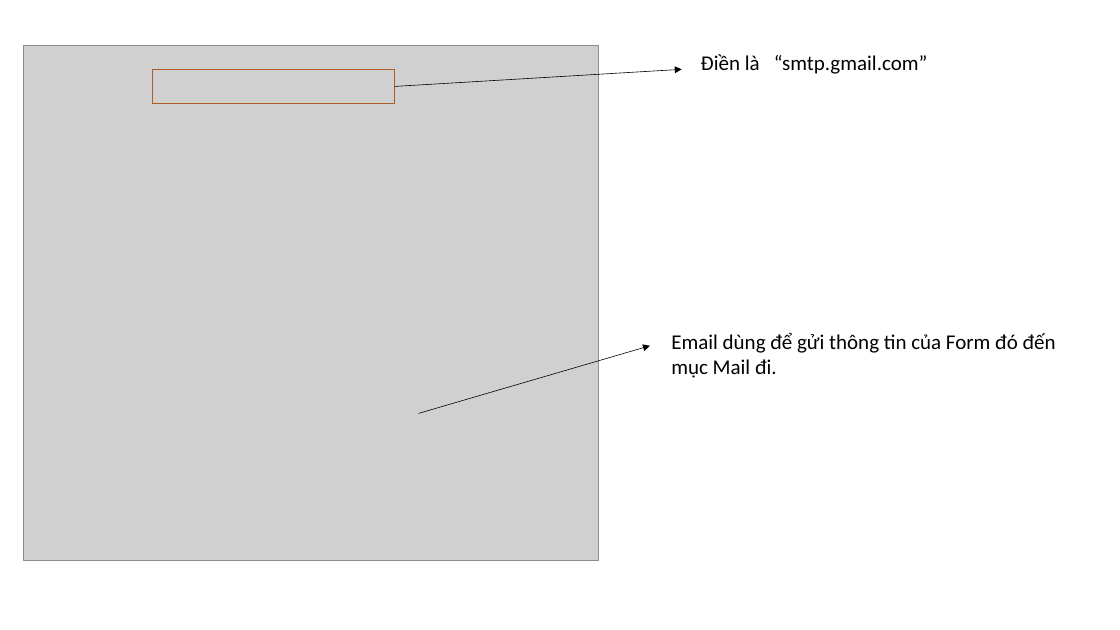
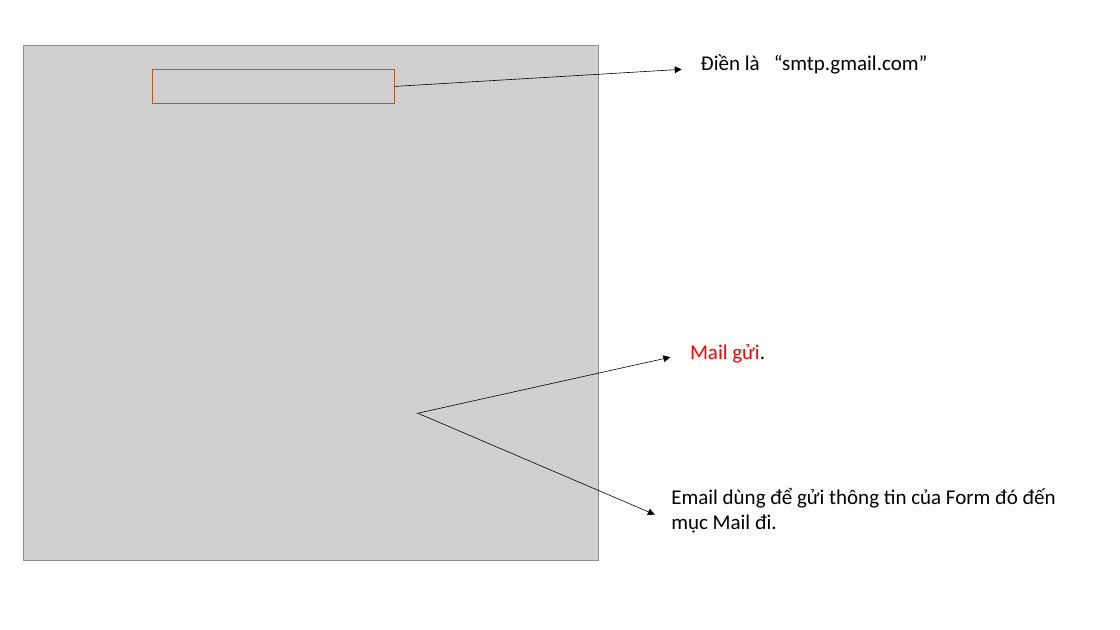
Before and after one commit to DangVanDoan05/WordPress, a slide deck: slide 19 of Tạo trang liên hệ trong WebSite.pptx. Drawn at 1120x630 pixels with LibreOffice and Linux fonts; fonts in the diff are those of the drawing; grey boxes stand for pictures. Boxes give left, top, right and bottom in pixels: in the first picture for what was removed or moved away, otherwise in the second. Text is boxed around its words. In the diff, an @@ line names an element or a change of style, - is before the commit and + after.

```diff
--- a/Tạo trang liên hệ trong WebSite.pptx
+++ b/Tạo trang liên hệ trong WebSite.pptx
@@ arrow added from (417, 413) to (670, 357), #000000 0.5 pt @@
@@ text added at <box>690,344,765,363</box>, 18 pt, text #FF0000 @@
+Mail gửi.
@@ arrow moved from (418, 413) - (650, 346) to (418, 413) - (655, 515) @@
@@ text "Email dùng để gửi thông ...": place and size @@
-text "Email dùng để gửi thông ..." at <box>671,332,1056,378</box>
+text "Email dùng để gửi thông ..." at <box>671,487,1056,533</box>
```
Also in this commit, not shown: 7 other slides changed, 13 slides added, 1 slide removed, 3 other files.
